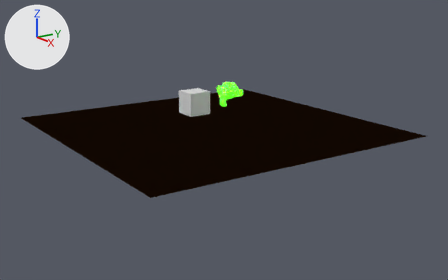
The Blender file data/model/Scene.blend, before and after one commit.
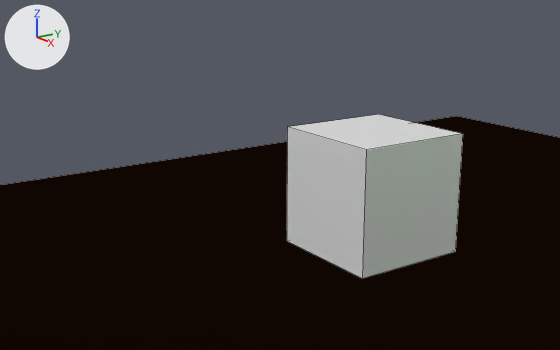
Old and new are each drawn whole from a camera (50 mm lens) standing at (43.07, -28.21, 12.74) and looking at (1.26, 0.38, -0.98) and again close up from a camera (50 mm lens) standing at (6.58, -8.22, 5.23) and looking at (-3.67, -1.21, 1.87). Every picture has the same lights, and +X, +Y and +Z are marked at upper left. The close-ups show mesh edges as thin lines.

Before the edit, the objects in view are built like this:
```python
mat_material = principled_material('Material')
mat_material.base_color = (0.8, 0.8, 0.8)  # white #e7e7e7
mat_material.roughness = 0.4
me_cube = bpy.data.meshes.new('Cube')
me_cube.from_pydata(...)  # a box spanning x -1.0..1.0, y -1.0..1.0, z -1.0..1.0
me_cube.materials.append(mat_material)  # white #e7e7e7
me_plane_001 = bpy.data.meshes.new('Plane.001')
me_plane_001.from_pydata([(-1.0, -1.0, 0.0), (1.0, -1.0, 0.0), (-1.0, 1.0, 0.0), (1.0, 1.0, 0.0)], [], [(0, 1, 3, 2)])
me_plane_001.materials.append(mat_material_001)  # brown #663f13
ob_cube = bpy.data.objects.new('Cube', me_cube)
ob_cube.location = (-2.77, 0.0, 1.64)
ob_plane_001 = bpy.data.objects.new('Plane.001', me_plane_001)
ob_plane_001.location = (0.0, 0.0, 0.0)
ob_plane_001.scale = (12.5, 12.5, 12.5)
```
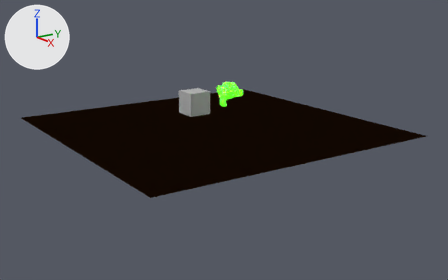
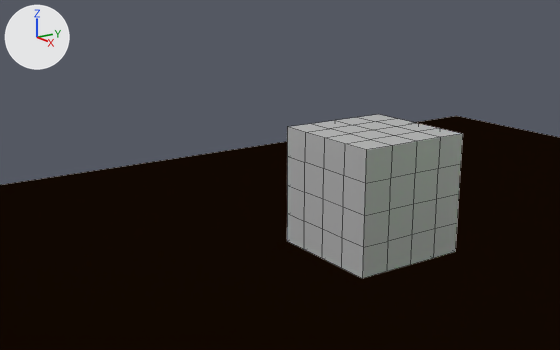
Location of each change, (x1, y1, x2, y2) in pixels of the close-ups (560 x 350 px):
```json
{"object": "Cube", "change": "recoloured, modifiers changed", "before": [287, 114, 463, 279], "after": [287, 114, 463, 279]}
```

Edits to the scene script, one JSON object a line:
```json
{"op": "set", "path": "mat_material.base_color", "old": "(0.8, 0.8, 0.8)", "new": "(0.5, 0.5, 0.5)", "note": "white #e7e7e7 -> grey #bcbcbc"}
{"op": "add", "block": "ob_cube", "code": "_m = ob_cube.modifiers.new('Subdivision', 'SUBSURF')"}
{"op": "add", "block": "ob_cube", "code": "_m.subdivision_type = 'SIMPLE'"}
{"op": "add", "block": "ob_cube", "code": "_m.levels = 6"}
```
